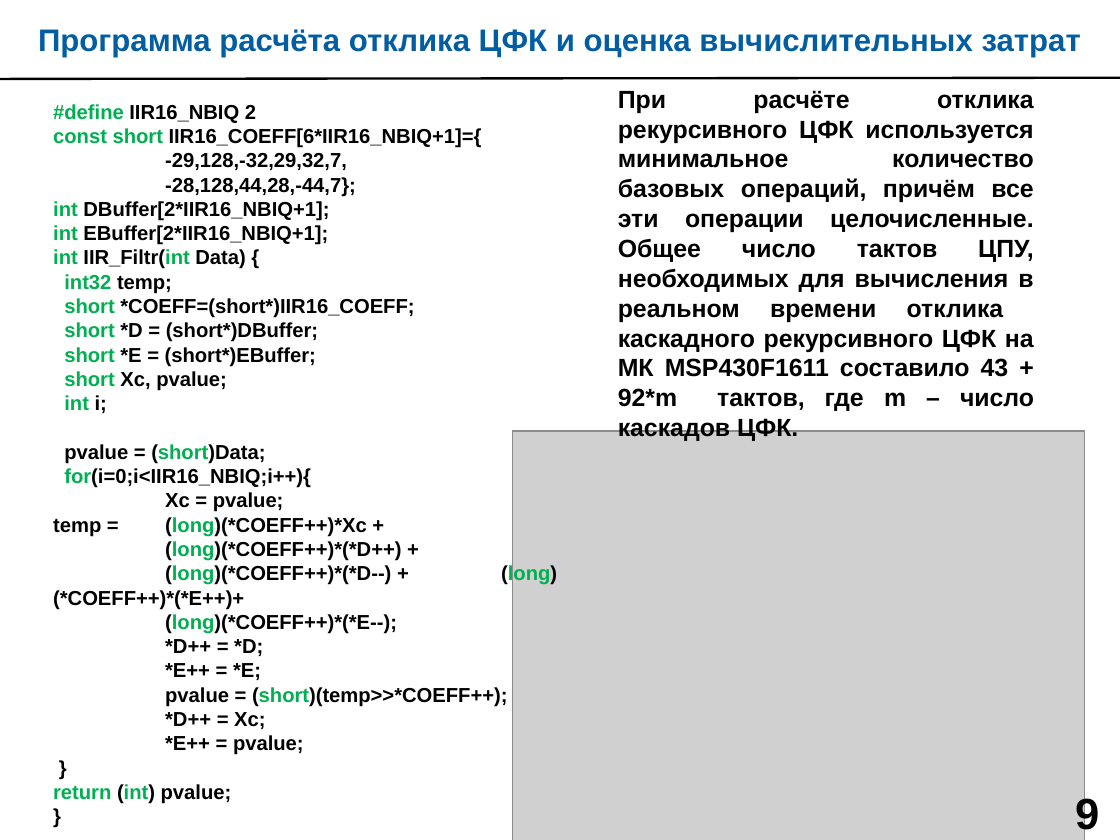
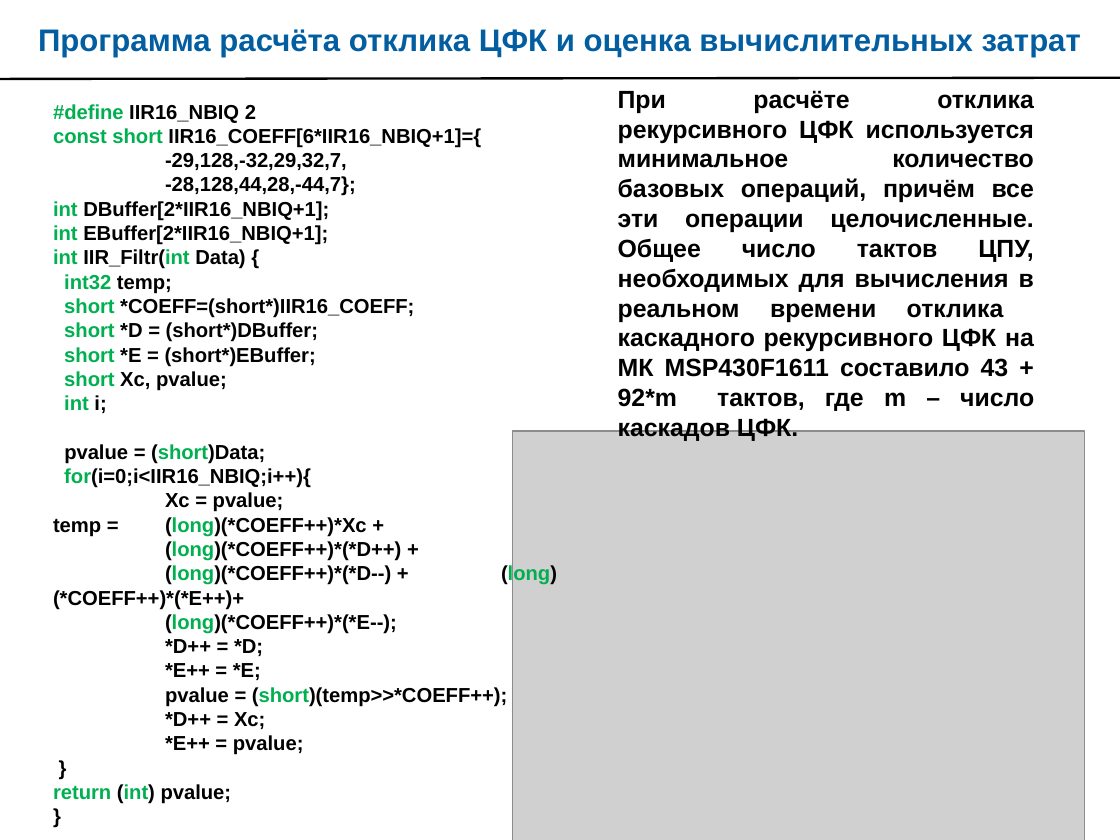
Before and after one commit to kit8nino/disser_ktn, a slide deck: slide 9 of Морозов_дисс_н_презентация.pptx. Drawn at 1120x840 pixels with LibreOffice and Linux fonts; fonts in the diff are those of the drawing; grey boxes stand for pictures. Boxes give left, top, right and bottom in pixels: in the first picture for what was removed or moved away, otherwise in the second. Text is boxed around its words. In the diff, an @@ line names an element or a change of style, - is before the commit and + after.

```diff
--- a/Морозов_дисс_н_презентация.pptx
+++ b/Морозов_дисс_н_презентация.pptx
@@ page number removed at (1075, 794, 1099, 838) @@
-9
```
Also in this commit, not shown: 26 other slides changed, 2 other files.
